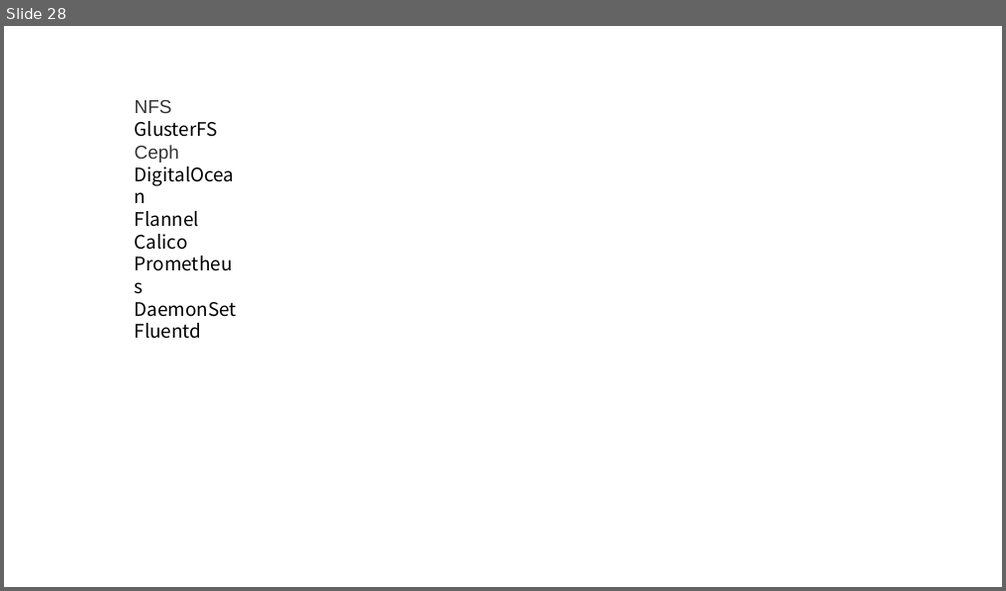
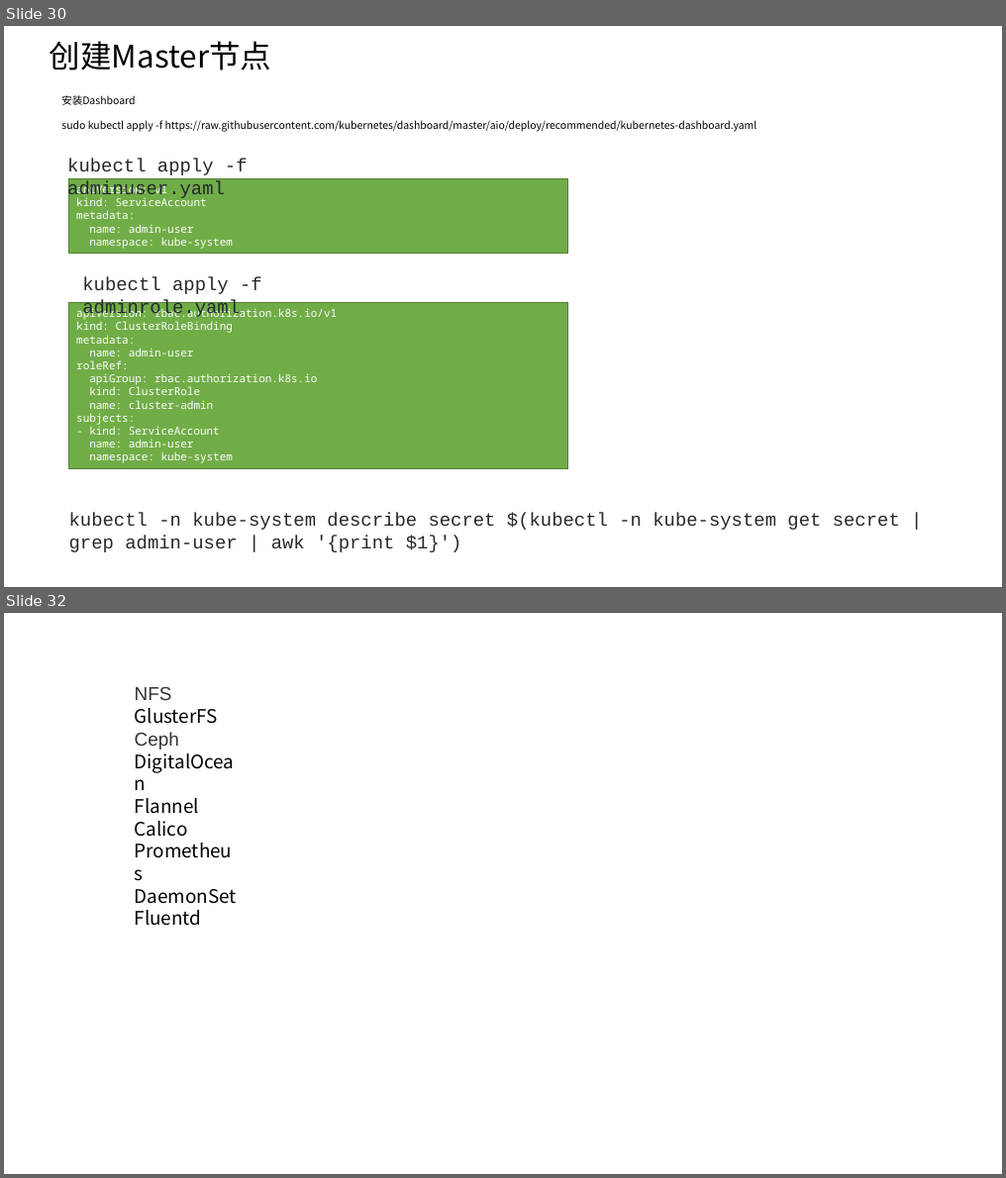
Before and after one commit to axzxs2001/Asp.NetCoreExperiment, a slide deck: Asp.NetCoreExperiment/kubernetes/kubernetes.pptx. Shown one above the other, each under a label of ours: slide 28 before the commit, slides 30 and 32 after it; the slides between them are not shown. The pictures are 1006x591 and 1006x1178 pixels, drawn with LibreOffice and Linux fonts; fonts in the diff are those of the drawing. Boxes give left, top, right and bottom in pixels: in the first picture for what was removed or moved away, otherwise in the second. Text is boxed around its words. In the diff, an @@ line names an element or a change of style, - is before the commit and + after.

Commit message:
kubernet 安装和部署

```diff
--- a/Asp.NetCoreExperiment/kubernetes/kubernetes.pptx
+++ b/Asp.NetCoreExperiment/kubernetes/kubernetes.pptx
@@ slide 30 added at [4,26,1002,587], background #FFFFFF @@
@@ text added at [50,41,271,71], 30 pt, text #000000 @@
+创建Master节点
@@ text added at [61,95,757,132], 10 pt, text #000000 @@
+安装Dashboard
+sudo kubectl apply -f https://raw.githubusercontent.com/kubernetes/dashboard/master/aio/deploy/recommended/kubernetes-dashboard.yaml
@@ text added at [67,120,225,200], 18 pt, text #24292E @@
+kubectl apply -f adminuser.yaml
@@ rectangle added at [69,179,568,253], fill #70AD47, outline #538035 1 pt, 10.5 pt, text #FFFFFF @@
+apiVersion: v1
+kind: ServiceAccount
+metadata:
+name: admin-user
+namespace: kube-system
@@ text added at [82,277,262,319], 18 pt, text #24292E @@
+kubectl apply -f adminrole.yaml
@@ rectangle added at [69,303,568,470], fill #70AD47, outline #538035 1 pt, 10.5 pt, text #FFFFFF @@
+apiVersion: rbac.authorization.k8s.io/v1
+kind: ClusterRoleBinding
+metadata:
+name: admin-user
+roleRef:
+apiGroup: rbac.authorization.k8s.io
+kind: ClusterRole
+name: cluster-admin
+subjects:
+- kind: ServiceAccount
+name: admin-user
+namespace: kube-system
@@ text added at [69,513,900,553], 18 pt, text #24292E @@
+kubectl -n kube-system describe secret $(kubectl -n kube-system get secret | grep admin-user | awk '{print $1}')
@@ what was slide 28 is now slide 32 @@
```
Also in this commit, not shown: 4 other slides added, 1 slide removed.
